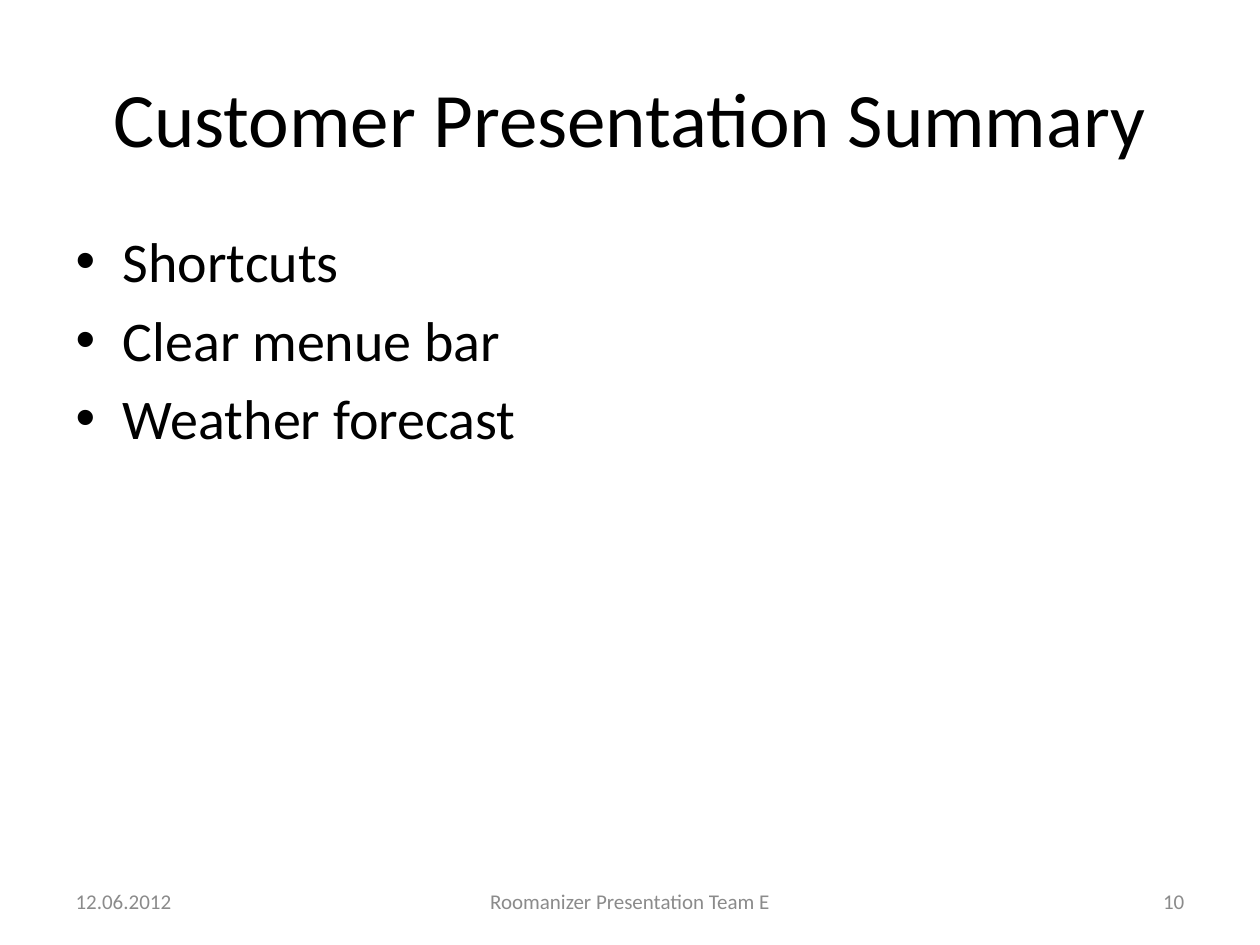
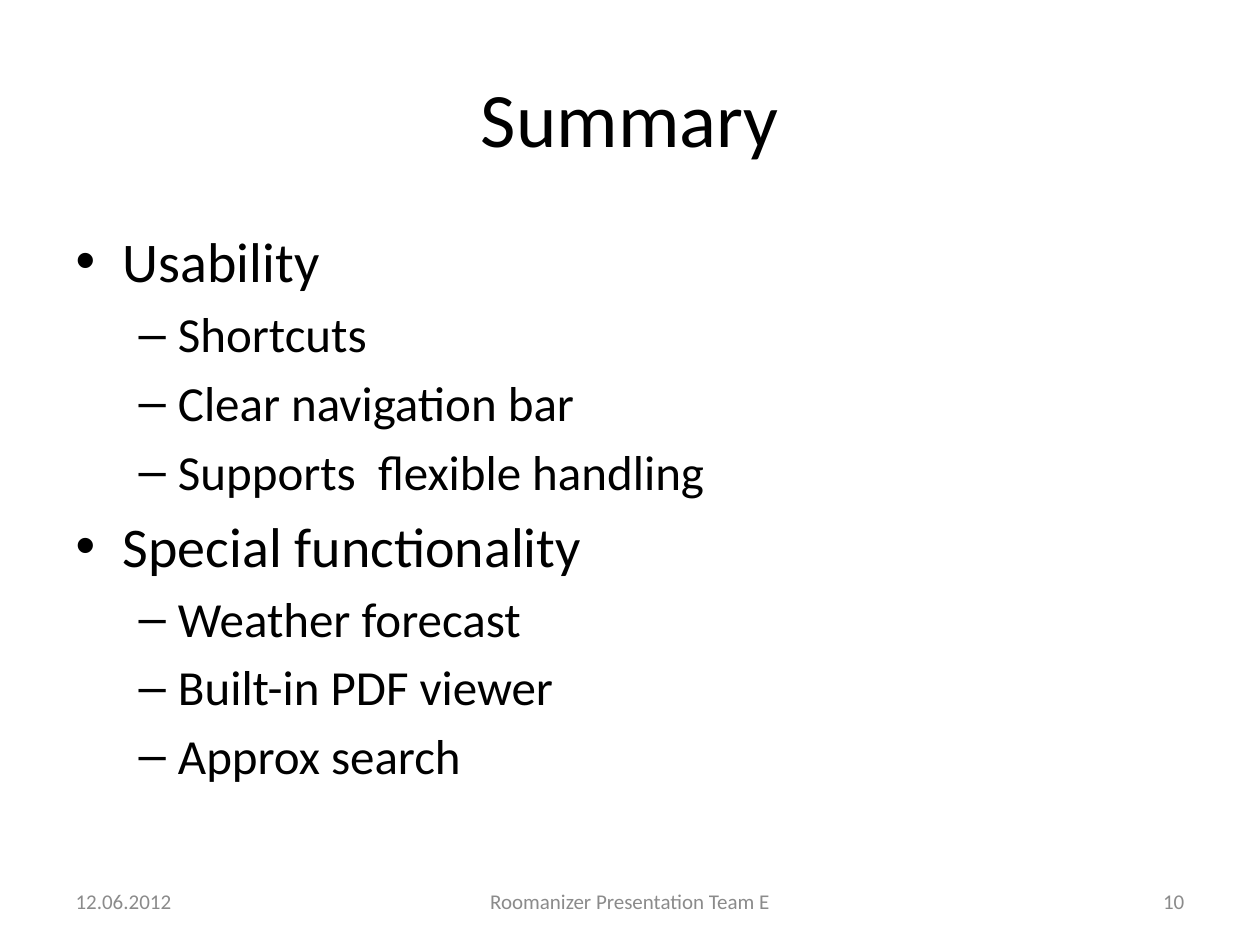
Before and after one commit to markusmo/HotelSoftware, a slide deck: slide 10 of Documentation/Praesentation/PresentationRoomanizer.pptx. Drawn at 1260x945 pixels with LibreOffice and Linux fonts; fonts in the diff are those of the drawing. Boxes give left, top, right and bottom in pixels: in the first picture for what was removed or moved away, otherwise in the second. Text is boxed around its words. In the diff, an @@ line names an element or a change of style, - is before the commit and + after.

Commit message:
presentation

```diff
--- a/Documentation/Praesentation/PresentationRoomanizer.pptx
+++ b/Documentation/Praesentation/PresentationRoomanizer.pptx
@@ title at (481,97,778,160): text changed @@
-Customer Presentation Summary
+Summary
@@ text at (123,243,320,291): paragraph added @@
+• Usability
@@ text at (178,318,521,638): size 32 to 28 pt in "Shortcuts", "Weather forecast"; bullet • to –; list level 1 to 2 in "Shortcuts"; list level 1 to 2 in "Weather forecast" @@
@@ text at (123,387,704,576): text changed; size 32 to 28 pt @@
-• Clear menue bar
+  – Clear navigation bar
+  – Supports flexible handling
+• Special functionality
@@ text at (178,671,553,782): paragraphs added @@
+  – Built-in PDF viewer
+  – Approx search
```
Also in this commit, not shown: 8 other slides changed.
